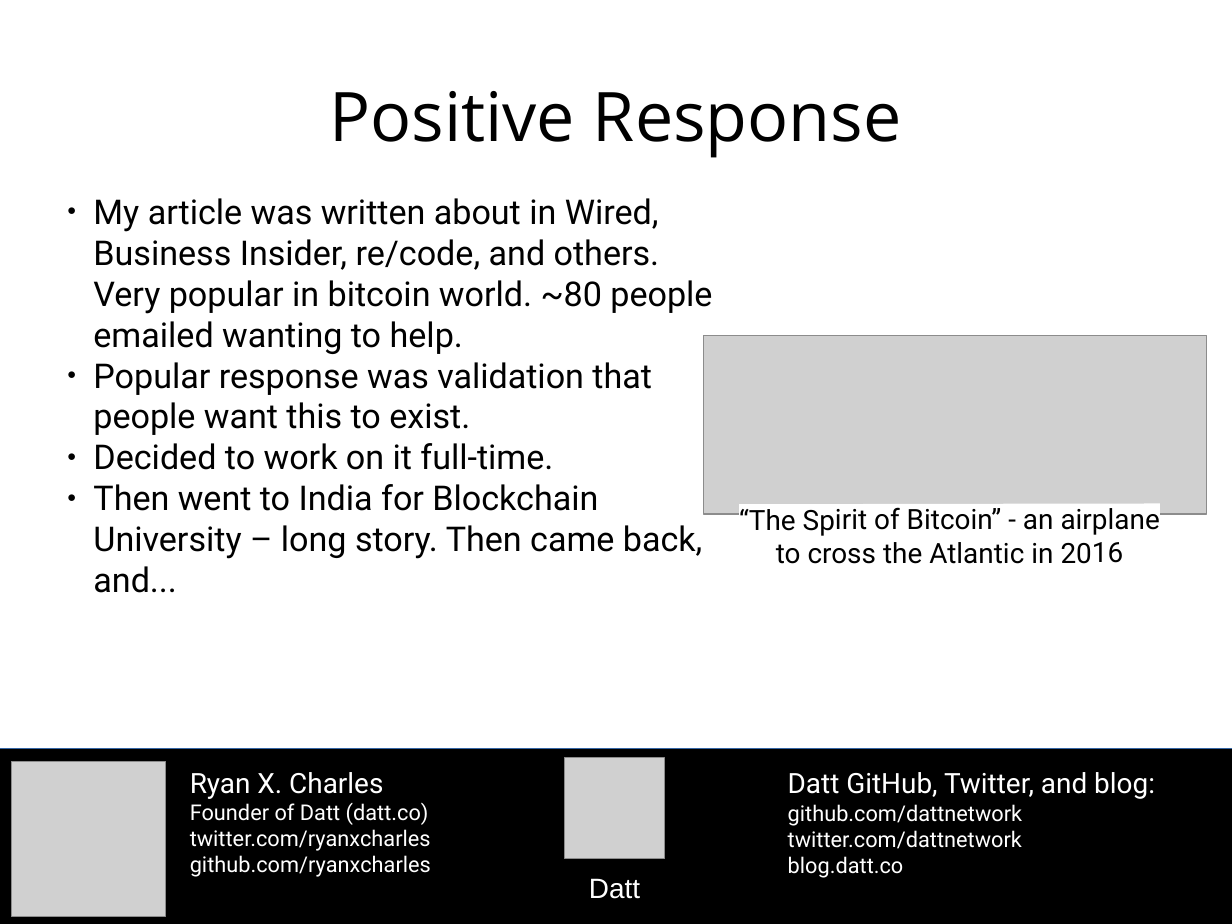
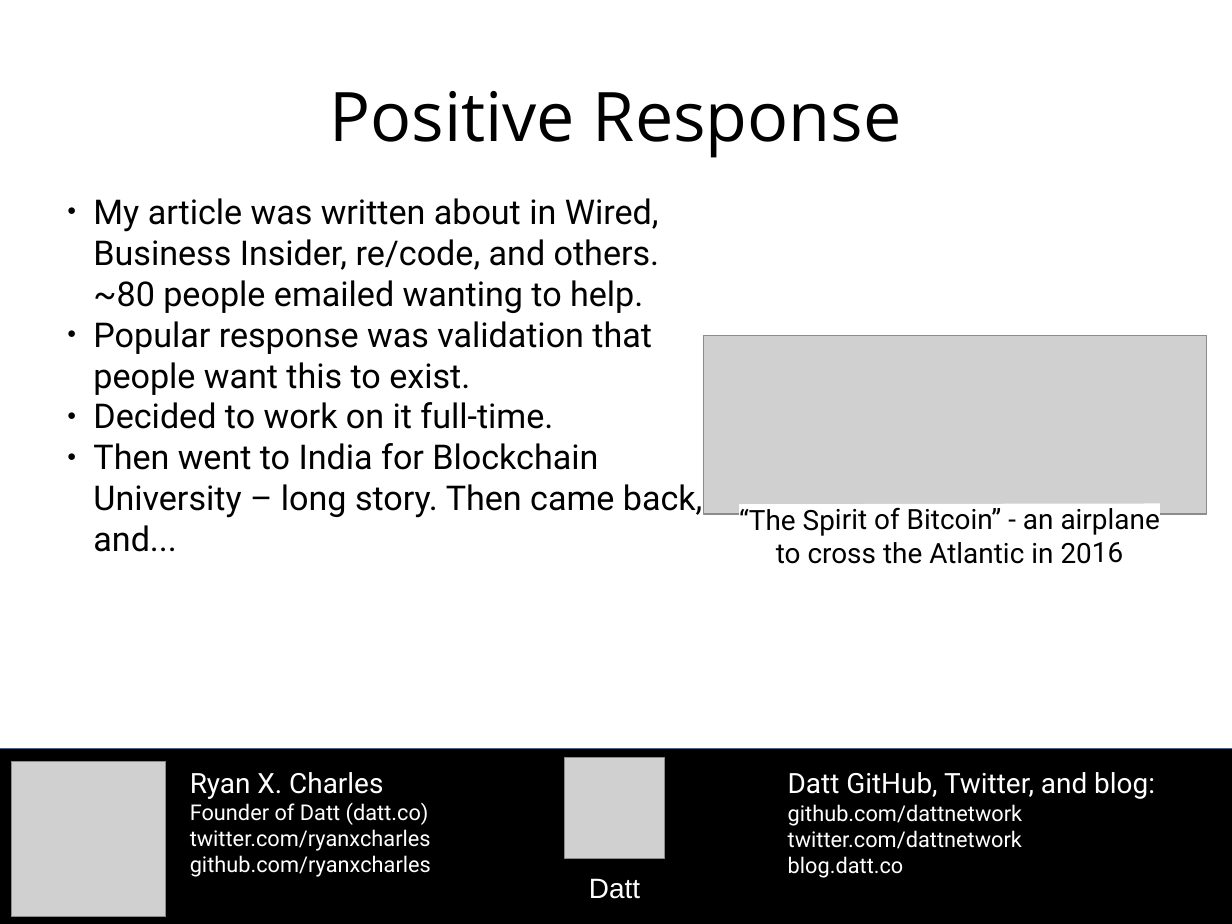
Before and after one commit to moneybutton/yours-core, a slide deck: slide 6 of archive/2015-10-27-datt-sf-bitcoin-social.odp (slide 7 before the commit). Drawn at 1232x924 pixels with LibreOffice and Linux fonts; fonts in the diff are those of the drawing; grey boxes stand for pictures. Boxes give left, top, right and bottom in pixels: in the first picture for what was removed or moved away, otherwise in the second. Text is boxed around its words. In the diff, an @@ line names an element or a change of style, - is before the commit and + after.

```diff
--- a/archive/2015-10-27-datt-sf-bitcoin-social.odp
+++ b/archive/2015-10-27-datt-sf-bitcoin-social.odp
@@ subtitle at bbox=[93, 198, 659, 313]: text changed @@
-● My article was written about in Wired, Business Insider, re/code, and others. Very popular in bitcoin world. ~80 people emailed wanting to help.
+● My article was written about in Wired, Business Insider, re/code, and others. ~80 people emailed wanting to help.
```
Also in this commit, not shown: 3 other slides changed, 1 slide removed, 1 other file.
